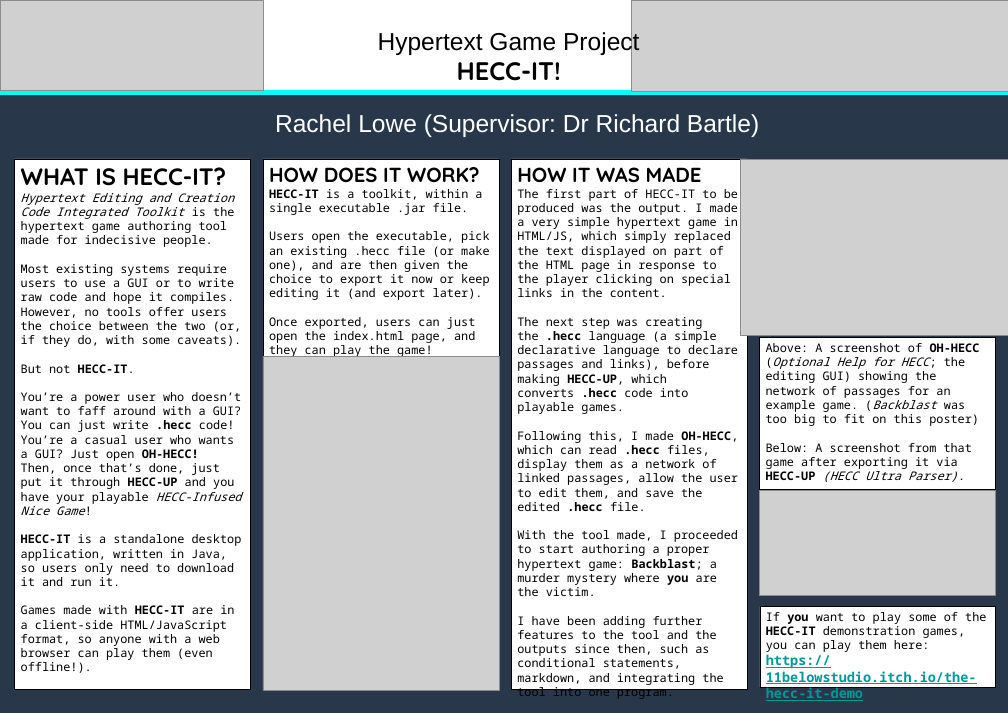
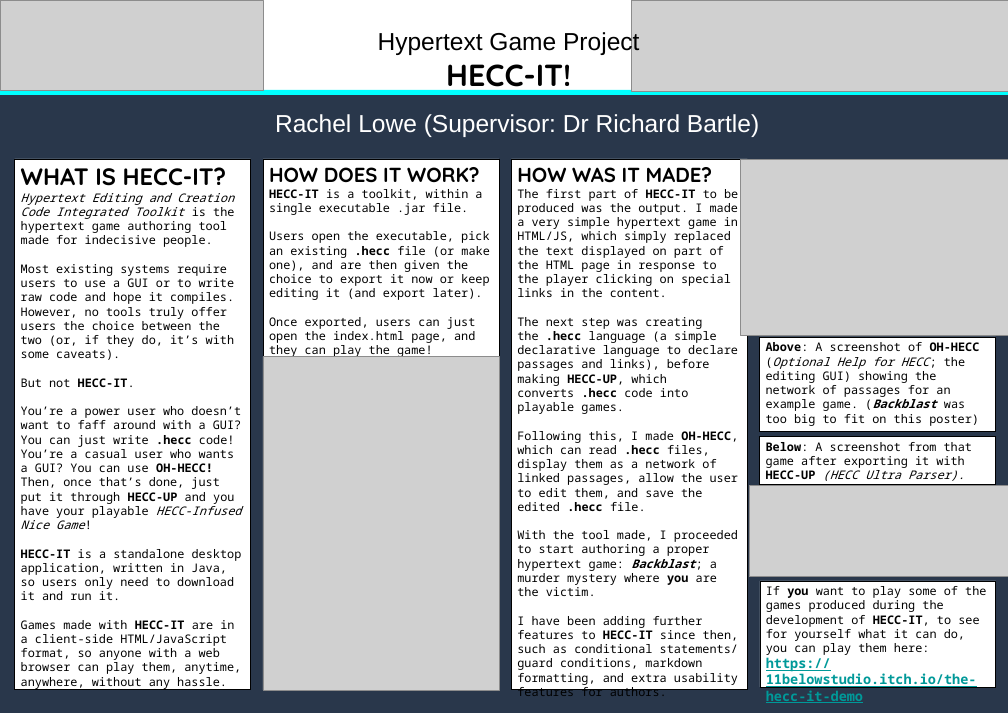
Before and after one commit to 11BelowStudio/HECC-IT, a slide deck: slide 1 of Reports n such/Rachel Lowe CE301 Poster HECC-IT.pptx. Drawn at 1008x713 pixels with LibreOffice and Linux fonts; fonts in the diff are those of the drawing; grey boxes stand for pictures. Boxes give left, top, right and bottom in pixels: in the first picture for what was removed or moved away, otherwise in the second. Text is boxed around its words. In the diff, an @@ line names an element or a change of style, - is before the commit and + after.

Commit message:
A bit more progress has been made on the poster, in response to some feedback about the last version.

```diff
--- a/Reports n such/Rachel Lowe CE301 Poster HECC-IT.pptx
+++ b/Reports n such/Rachel Lowe CE301 Poster HECC-IT.pptx
@@ text at (446,64,571,94): size 30 to 36 pt in "HECC-IT!" @@
@@ text in rectangle at (517,167,713,183): text changed @@
-HOW IT WAS MADE
+HOW WAS IT MADE?
@@ text in rectangle at (517,189,738,596): bold on in "HECC-IT"; italic on in "Backblast;" @@
@@ text in rectangle at (269,231,489,300): bold on in ".hecc" @@
@@ text in rectangle at (21,264,235,360): text changed @@
-Most existing systems require users to use a GUI or to write raw code and hope it compiles. However, no tools offer users the choice between the two (or, if they do, with some caveats).
+Most existing systems require users to use a GUI or to write raw code and hope it compiles. However, no tools truly offer users the choice between the two (or, if they do, it’s with some caveats).
@@ rectangle "Above: A screenshot of OH-HECC ...": place and size @@
-rectangle "Above: A screenshot of OH-HECC ..." at (759,338,995,489)
+rectangle "Above: A screenshot of OH-HECC ..." at (759,337,995,431)
@@ rectangle "Above: A screenshot of OH-HECC ..." at (759,337,995,431): bold on in "Above: (Backblast" @@
@@ text in rectangle at (21,406,241,472): text changed @@
-You’re a power user who doesn’t want to faff around with a GUI? You can just write .hecc code! You’re a casual user who wants a GUI? Just open OH-HECC!
+You’re a power user who doesn’t want to faff around with a GUI? You can just write .hecc code! You’re a casual user who wants a GUI? You can use OH-HECC!
@@ rectangle added at (759,436,995,484), fill #FFFFFF, outline #000000 0.75 pt, 14 pt, text #000000 @@
+Below: A screenshot from that game after exporting it with HECC-UP (HECC Ultra Parser).
@@ text in rectangle at (766,443,972,482): paragraph removed @@
-Below: A screenshot from that game after exporting it via HECC-UP (HECC Ultra Parser).
@@ picture: place and size @@
-picture at (759,491,995,595)
+picture at (749,486,1008,577)
@@ rectangle "If you want to play ...": place and size @@
-rectangle "If you want to play ..." at (760,606,996,687)
+rectangle "If you want to play ..." at (760,581,996,687)
@@ text in rectangle at (766,586,986,655): text changed @@
-If you want to play some of the HECC-IT demonstration games, you can play them here:
+If you want to play some of the games produced during the development of HECC-IT, to see for yourself what it can do, you can play them here:
@@ text in rectangle at (21,620,241,689): text changed @@
-Games made with HECC-IT are in a client-side HTML/JavaScript format, so anyone with a web browser can play them (even offline!).
+Games made with HECC-IT are in a client-side HTML/JavaScript format, so anyone with a web browser can play them, anytime, anywhere, without any hassle.
@@ text in rectangle at (517,616,739,696): text changed @@
-I have been adding further features to the tool and the outputs since then, such as conditional statements, markdown, and integrating the tool into one program.
+I have been adding further features to HECC-IT since then, such as conditional statements/ guard conditions, markdown formatting, and extra usability features for authors.
```
Also in this commit, not shown: 4 other files.
